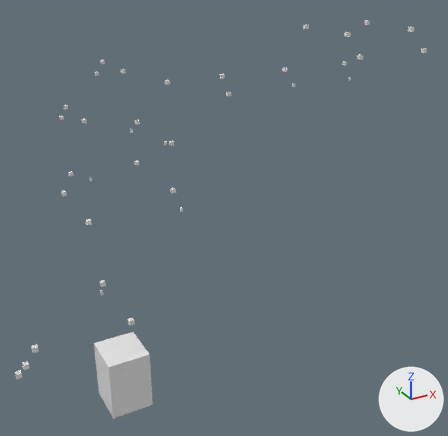
The OBJ model Assets/LevelData/Room6LevelData.obj, before and after one commit.
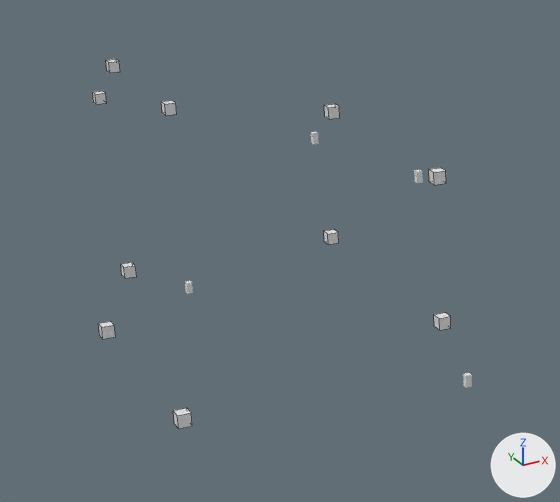
The first picture shows the older version from a 50 mm lens placed at (-23.0, -153.0, 143.0), pointed at (120.0, 107.0, 13.0). The close-ups show both versions on the part from 6% to 47% of the width and 20% to 57% of the height of that picture; other places that the commit changed are outside them. Lighting does not change. The marker at lower right points along +X, +Y and +Z. The close-ups show mesh edges as thin lines. Where no turn or scale is listed for an object, it has been applied to the vertices.

The first close-up shows 'Light_Cube.028_Cube.498', 'Light_Cube.029_Cube.499', 'Light_Cube.030_Cube.500', 'Light_Cube.031_Cube.501', 'Light_Cube.032_Cube.502', 'Light_Cube.033_Cube.503', 'Light_Cube.034_Cube.504', 'Light_Cube.037_Cube.507'.
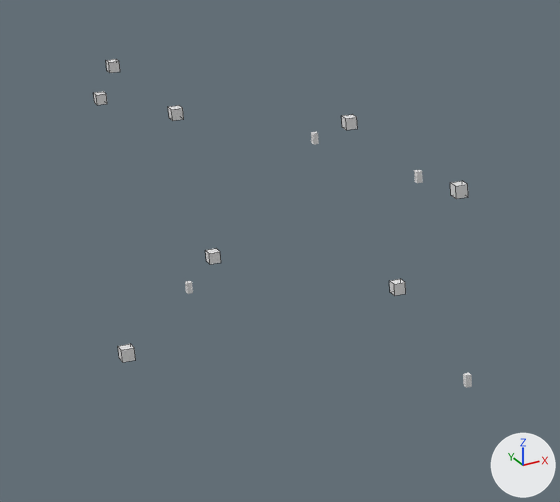
Where the change shows, as pixel boxes (x1, y1, x2, y2) in the close-ups (560 x 502 px):
'Light_Cube.028_Cube.498', mesh moved: before (173, 408, 192, 429); after (118, 344, 136, 362)
'Light_Cube.033_Cube.503', mesh moved: before (429, 168, 446, 185); after (450, 181, 468, 199)
'Light_Cube.032_Cube.502', mesh moved: before (434, 313, 451, 330); after (390, 279, 406, 296)
'Light_Cube.034_Cube.504', mesh moved: before (324, 104, 340, 119); after (341, 114, 358, 130)
'Light_Cube.030_Cube.500', mesh moved: before (121, 262, 137, 278); after (205, 248, 221, 264)
'Light_Cube.037_Cube.507', mesh moved: before (161, 100, 177, 115); after (168, 105, 184, 121)
'Light_Cube.029_Cube.499', deleted: before (98, 321, 115, 339)
'Light_Cube.031_Cube.501', deleted: before (324, 229, 339, 245)

The change in detail:
me_light_cube_028_cube_498 has 8 vertices, 6 faces and spans x 43.0..45.0, y 90.0..92.0, z 32.0..34.0.
me_light_cube_028_cube_498 is used by ob_light_cube_028_cube_498; location (0.0, 0.0, 0.0).
me_light_cube_028_cube_498 part 1: the whole mesh is moved by (0.0, 28.0, 0.0).
me_light_cube_030_cube_500 has 8 vertices, 6 faces and spans x 54.0..56.0, y 155.0..157.0, z 32.0..34.0.
me_light_cube_030_cube_500 is used by ob_light_cube_030_cube_500; location (0.0, 0.0, 0.0).
me_light_cube_030_cube_500 part 2: the whole mesh is moved by (15.0, 0.0, 0.0).
me_light_cube_032_cube_502 has 8 vertices, 6 faces and spans x 91.0..93.0, y 107.0..109.0, z 32.0..34.0.
me_light_cube_032_cube_502 is used by ob_light_cube_032_cube_502; location (0.0, 0.0, 0.0).
me_light_cube_032_cube_502 part 3: the whole mesh is moved by (0.0, 18.0, 0.0).
me_light_cube_033_cube_503 has 8 vertices, 6 faces and spans x 91.0..93.0, y 107.0..109.0, z 56.0..58.0.
me_light_cube_033_cube_503 is used by ob_light_cube_033_cube_503; location (0.0, 0.0, 0.0).
me_light_cube_033_cube_503 part 4: the whole mesh is moved by (0.0, -8.0, 0.0).
me_light_cube_034_cube_504 has 8 vertices, 6 faces and spans x 91.0..93.0, y 151.0..153.0, z 56.0..58.0.
me_light_cube_034_cube_504 is used by ob_light_cube_034_cube_504; location (0.0, 0.0, 0.0).
me_light_cube_034_cube_504 part 5: the whole mesh is moved by (0.0, -8.0, 0.0).
me_light_cube_037_cube_507 has 8 vertices, 6 faces and spans x 67.0..69.0, y 167.0..169.0, z 56.0..58.0.
me_light_cube_037_cube_507 is used by ob_light_cube_037_cube_507; location (0.0, 0.0, 0.0).
me_light_cube_037_cube_507 part 6: the whole mesh is moved by (0.0, -4.0, 0.0).
Object 'Light_Cube.029_Cube.499' (ob_light_cube_029_cube_499) is deleted.
Object 'Light_Cube.031_Cube.501' (ob_light_cube_031_cube_501) is deleted.
